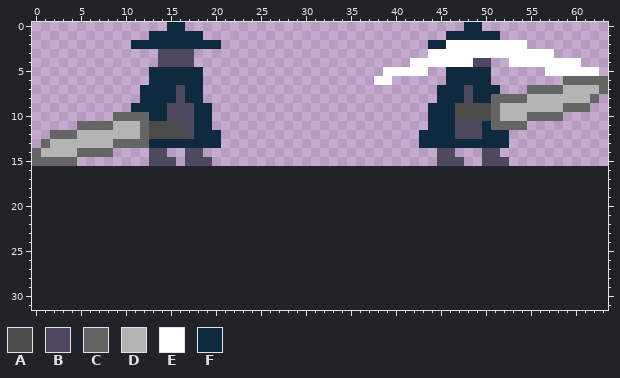
Two states of a pixel-art sprite, src/assets/spriteSheet.png. Above is the file before it was changed.
The file is 64x16 pixels. Colours within 5 levels of each other are drawn and written as one. The old version is drawn lined up with the new one, on the new canvas.
Palette (. is transparent): A #4b4b4b  B #4e495f  C #656565  D #b4b4b4  E #ffffff  F #0f2a3f
Pixels before, first column x 0:
 0 ...............FF...............................FF..............
 1 .............FFFFFF...........................FFFFFF............
 2 ...........FFFFFFFFFF.......................FFEEEEEEEEE.........
 3 ..............BBBB..........................EEEEEEEEEEEEEE......
 4 ..............BBBB........................EEEEEEEBB..EEEEEEEE...
 5 .............FFFFFF....................EEEEE..FFFFF......EEEEEE.
 6 .............FFFFFF...................EE......FFFFF........CCCCC
 7 ............FFFFBFF..........................FFFBFFF...CCCCDDDDC
 8 ............FFFFBFF..........................FFFBFFCCCCDDDDDDDC.
 9 ...........FFFFBBBFF........................FFFAAAACDDDDDDDCCC..
10 .........CCCCFFBBBFF........................FFFAAAACDDDCCCC.....
11 .....CCCCDDDCAAAABFF........................FFFBBBFCCCC.........
12 ..CCCDDDDDDDCAAAABFFF......................FFFFBBBFFF...........
13 .CDDDDDDDCCCCFFFFFFFF......................FFFFFFFFFF...........
14 CDDDDCCCC....BB..BB..........................BB...BB............
15 CCCCC........BBB.BBB.........................BBB..BBB...........
After:
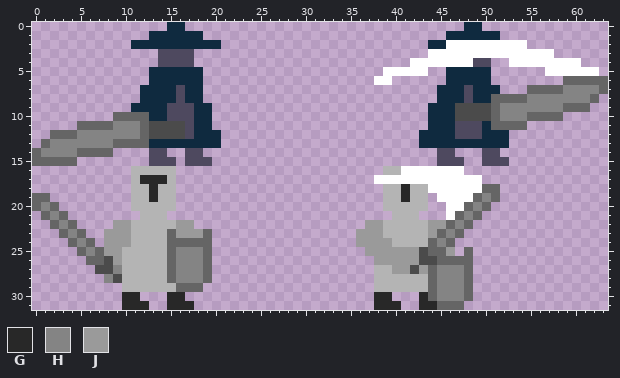
Colours new in this view: G #282828  H #848484  J #9a9a9a
From old to new:
canvas 64x16 -> 64x32
The author put colour A in row 25 at x 43; in row 26 at x 8 and 43 to 44; in row 27 at x 7 to 8 and 42; in row 28 at x 9.
The author put colour C in row 18 at x 50 to 51; in row 19 at x 0 to 1, 49 and 51; in row 20 at x 0, 2, 48 and 50; in row 21 at x 1, 3, 47 and 49; in row 22 at x 2, 4, 46 and 48; in row 23 at x 3, 5, 15, 19, 45 and 47.
The author put colour C in row 24 at x 4, 6, 15 to 19, 44 and 46; in row 25 at x 5, 7, 15, 19, 44 to 45 and 48; in row 26 at x 6 to 7, 15, 19 and 45 to 48; in rows 27 to 28 at x 15, 19, 44 and 48; in row 29 at x 16 to 18, 44 and 48; in row 30 at x 44 and 48.
The author put colour C in row 31 at x 45 to 47.
The author put colour D in row 16 at x 11 to 15 and 39 to 40; in row 17 at x 11 and 15; in rows 18 to 19 at x 11 to 12, 14 to 15, 39 to 40 and 42 to 43; in row 20 at x 11 to 15 and 39 to 43; in row 21 at x 12 to 14 and 40 to 42; in row 22 at x 11 to 15 and 39 to 43.
The author put colour D in row 23 at x 11 to 14 and 39 to 43; in row 24 at x 11 to 14 and 40 to 43; in rows 25 to 26 at x 10 to 14; in row 27 at x 10 to 14 and 38 to 39; in row 28 at x 10 to 14 and 38 to 43; in row 29 at x 10 to 15 and 38 to 43.
The author put colour E in row 16 at x 41 to 47; in row 17 at x 38 to 49; in row 18 at x 44 to 49; in row 19 at x 45 to 48; in row 20 at x 46 to 47; in row 21 at x 46.
The author put colour G in row 17 at x 12 to 14; in rows 18 to 19 at x 13 and 41; in row 30 at x 10 to 11, 15 to 16, 38 to 39 and 43; in row 31 at x 10 to 12, 15 to 17, 38 to 40 and 43 to 44.
The author put colour H in row 19 at x 50; in row 20 at x 1 and 49; in row 21 at x 2 and 48; in row 22 at x 3 and 47; in row 23 at x 4 and 46; in row 24 at x 5 and 45.
The author put colour H in row 25 at x 6 and 16 to 18; in row 26 at x 16 to 18; in row 27 at x 9, 16 to 18 and 45 to 47; in row 28 at x 8, 16 to 18 and 45 to 47; in rows 29 to 30 at x 45 to 47.
Colour D becomes colour H in row 7 at x 59 to 62; in row 8 at x 55 to 61; in row 9 at x 52 to 58; in row 10 at x 52 to 54; in row 11 at x 9 to 11; in row 12 at x 5 to 11.
Colour D becomes colour H in row 13 at x 2 to 8; in row 14 at x 1 to 4.
The author put colour J in row 22 at x 9 to 10, 16 to 17, 37 to 38 and 44 to 45; in row 23 at x 8 to 10, 16 to 18, 36 to 38 and 44; in row 24 at x 8 to 10 and 36 to 39; in row 25 at x 8 to 9, 37 to 42 and 46; in row 26 at x 9 and 38 to 42; in row 27 at x 40 to 41 and 43.
Pixel boxes of the changes (left, top, right, bottom) in both pictures:
changed: (500, 85, 599, 121)
changed: (32, 121, 212, 310)
added: (356, 166, 500, 310)
